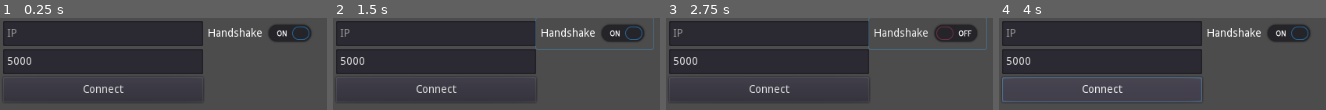
Above: before the commit, frames 1-4 (left to right).
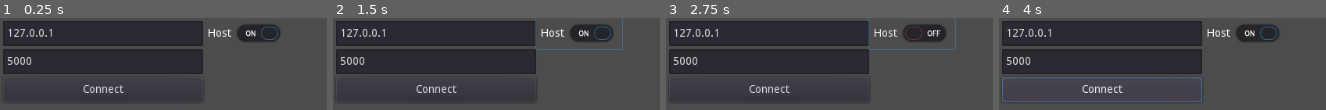
Above: after the commit, the same moments.

Repository: thimenesup/GodotNatTraversal
Game: Godot game, scene res://main.tscn
Same seed, same stepped clock (60 frames per second), same inputs: the game is played once before the commit and once after it.
Inputs (mouse positions are in pixels of both pictures, inside the frame that each line leads up to):
- Up to frame 1 (0.25 s): no input
- Up to frame 2 (1.5 s): click (594, 33) at 0.5 s, where only the run before the commit has a clickable "Handshake"; click (578, 33) at 1.25 s, where only the run after the commit has a clickable "Host"
- Up to frame 3 (2.75 s): click (927, 33) at 2 s, where only the run before the commit has a clickable "Handshake"
- Up to frame 4 (4 s): click (1260, 33) at 2.75 s, where only the run before the commit has a clickable "Handshake"; click "Connect" at 3.5 s

The runs differ from the first frame. In frame 1, 4.4% of the frame differs, in the area x 2-96%, y 7-27%; in frame 2, 4.7%, in the area x 2-99%, y 0-35%; in frame 3, 4.6%; in frame 4, 4.4%.
Error after the commit: Parse Error: Unknown class: "NAT_Traversal" (res://matchmaking_server.gd:1)

Commit message:
Reworked, now using raw UDP and TCP

Diff:
--- a/main.tscn
+++ b/main.tscn
@@ -8,112 +8,49 @@
 
 onready var status : RichTextLabel = $Status as RichTextLabel
 
-var enable_server : bool = false
-
-var udp_handshake : bool = true
-
-
-var server_connection : bool = true
+var server : MatchmakingServer = preload(\"res://matchmaking_server.gd\").new()
+
+var enable_server : bool = true
+
+var enable_udp : bool = true
+
+
+var enable_host : bool = true
 
 
 func _ready():
+	yield(get_tree(),\"idle_frame\")
+	server.name = \"MatchmakingServer\"
+	get_tree().root.add_child(server)
+
 	if enable_server:
-		var server_port = int($Port.text)
+		$Connect.disabled = true
+		var port = int($Port.text)
+		server.setup_server(port,enable_udp)
+
+
+func _on_Connect_pressed():
+	var ip = $IP.text
+	var port = int($Port.text)
+	server.connect_to_server(ip,port,enable_udp)
+
+	if enable_host:
+		print(\"Hosting\")
+		server.send_rpc(server.peers[0],\"create_match\",[get_ipv4_lan_ip()])
 		var net = NetworkedMultiplayerENet.new()
-		net.create_server(server_port,2048)
+		net.create_server(5050)
 		get_tree().network_peer = net
-
-		get_tree().connect(\"network_peer_connected\",self,\"_player_connected\")
-		get_tree().connect(\"network_peer_disconnected\",self,\"_player_disconnected\")
-		$Connect.disabled = true
-
-
-func _on_Handshake_toggled(button_pressed):
-	udp_handshake = button_pressed
-
-func _on_Connect_pressed():
-	var server_ip = $IP.text
-	var server_port = int($Port.text)
-	var net = NetworkedMultiplayerENet.new()
-	net.create_client(server_ip,server_port)
-	get_tree().network_peer = net
-
-	get_tree().connect(\"connected_to_server\",self,\"_connected_to_server\")
-	get_tree().connect(\"connection_failed\",self,\"_connection_failed\")
-
-
-#Server
-func _player_connected(id):
-	status.text += \"Client connected %s\\n\" % id
-
-func _player_disconnected(id):
-	status.text += \"Client disconnected %s\\n\" % id
-
-
-master func request_connection(lan_ip):
-	var ids = get_tree().get_network_connected_peers()
-	if ids.size() > 1:
-		var ip1 = get_tree().network_peer.get_peer_address(ids[0])
-		var port1 = get_tree().network_peer.get_peer_port(ids[0])
-		var ip2 = get_tree().network_peer.get_peer_address(ids[1])
-		var port2 = get_tree().network_peer.get_peer_port(ids[1])
-
-		rpc_id(ids[0],\"connect_to\",ip2,port2,port1,true)
-		if ip1 == ip2 and not ip1.begins_with(\"127\"): #Same IP address, connect peers by LAN #Ignore if its localhost
-			rpc_id(ids[1],\"lan_connect\",lan_ip,port1,port2)
-		else:
-			rpc_id(ids[1],\"connect_to\",ip1,port1,port2,false)
-
-
-#Host
-func _client_connected_to_host(id):
-	status.text += \"Client connected %s\\n\" % id
-
-
-#Client
-func _connected_to_server():
-	if server_connection:
-		status.text += \"Connected to server\\n\"
-		var lan_ip = get_ipv4_lan_ip()
-		rpc_id(1,\"request_connection\",lan_ip)
 	else:
-		status.text += \"Connected to host\\n\"
-
-func _connection_failed():
-	status.text += \"Connection failed\\n\"
-
-
-slave func connect_to(ip,port,my_port,is_host):
-	server_connection = false
-
-	status.text += \"Connecting to %s : %s listening on port %s Is host: %s\\n\" % [ip,port,my_port,is_host]
-
-	#get_tree().network_peer.close_connection() #Disconnect from matchmaking server #Apparently redundant?
-
-	#Send some packets to whitelist the incomming connection
-	if udp_handshake:
-		var udp = PacketPeerUDP.new()
-		udp.listen(my_port)
-		udp.set_dest_address(ip,port)
-		udp.put_packet(var2bytes(\"PAYLOAD\"))
-		udp.close()
-
-	var net = NetworkedMultiplayerENet.new()
-	if is_host:
-		get_tree().connect(\"network_peer_connected\",self,\"_client_connected_to_host\")
-		net.create_server(my_port)
-	else:
-		net.create_client(ip,port,0,0,my_port)
-	get_tree().network_peer = net
-
-
-slave func lan_connect(lan_ip,port,my_port):
-	server_connection = false
-
-	var net = NetworkedMultiplayerENet.new()
-	net.create_client(lan_ip,port,0,0,my_port)
-	get_tree().network_peer = net
-
+		print(\"Clienting\")
+		server.send_rpc(server.peers[0],\"request_join\",[get_ipv4_lan_ip()])
+	get_tree().connect(\"network_peer_connected\",self,\"_network_peer_connected\")
+
+
+func _on_UDP_toggled(button_pressed):
+	enable_udp = button_pressed
+
+func _on_Host_toggled(button_pressed):
+	enable_host = button_pressed
 
 
 func get_ipv4_lan_ip() -> String:
@@ -122,6 +59,11 @@
 		if ip.begins_with(\"192\"):
 			return ip
 	return \"\"
+
+
+
+func _network_peer_connected(id):
+	print(\"Peer connected %s\" % id)
 "
 _sections_unfolded = [ "Resource" ]
 
@@ -155,6 +97,7 @@
 mouse_default_cursor_shape = 1
 size_flags_horizontal = 1
 size_flags_vertical = 1
+text = "127.0.0.1"
 secret_character = "*"
 focus_mode = 2
 context_menu_enabled = true
@@ -166,13 +109,13 @@
 caret_position = 0
 _sections_unfolded = [ "Placeholder", "Rect" ]
 
-[node name="Handshake" type="CheckButton" parent="."]
+[node name="Host" type="CheckButton" parent="."]
 anchor_left = 0.0
 anchor_top = 0.0
 anchor_right = 0.0
 anchor_bottom = 0.0
 margin_left = 260.0
-margin_right = 410.0
+margin_right = 368.0
 margin_bottom = 40.0
 rect_min_size = Vector2( 0, 32 )
 rect_pivot_offset = Vector2( 0, 0 )
@@ -187,7 +130,7 @@
 enabled_focus_mode = 2
 shortcut = null
 group = null
-text = "Handshake"
+text = "Host"
 flat = false
 align = 0
 _sections_unfolded = [ "Rect" ]
@@ -275,5 +218,5 @@
 override_selected_font_color = false
 _sections_unfolded = [ "BBCode", "Rect", "custom_styles/normal" ]
 
-[connection signal="toggled" from="Handshake" to="." method="_on_Handshake_toggled"]
+[connection signal="toggled" from="Host" to="." method="_on_Host_toggled"]
 [connection signal="pressed" from="Connect" to="." method="_on_Connect_pressed"]
--- /dev/null
+++ b/matchmaking_match.gd
@@ -0,0 +1,14 @@
+extends Reference
+
+class_name MatchmakingMatch
+
+var peer : PacketPeer = null #Mostly usefull for TCP Peers
+
+var host_ip : String = "127.0.0.1"
+var host_lan_ip : String = "192.168.1.1"
+var host_port : int = 1337
+
+var max_players : int = 6
+var players : int = 1
+
+var password : String = ""
--- /dev/null
+++ b/matchmaking_server.gd
@@ -0,0 +1,48 @@
+extends NAT_Traversal
+
+class_name MatchmakingServer
+
+
+var matches = [] #Array of MatchmakingMatch
+
+
+func __create_match(lan_ip = "192.168.1.1"): #Called by clients, Executed on server
+	print("Creating match")
+	var mmatch : MatchmakingMatch = MatchmakingMatch.new()
+	mmatch.peer = last_peer
+	mmatch.host_lan_ip = lan_ip
+
+	mmatch.host_ip = get_peer_ip(last_peer)
+	mmatch.host_port = get_peer_port(last_peer)
+
+	matches.append(mmatch)
+
+func __request_join(lan_ip = "192.168.1.1"): #Called by clients, Executed on server
+	print("Join request")
+	if matches.size() > 0:
+		var mmatch = matches[0]
+
+		if lan_ip == mmatch.host_lan_ip:
+			send_rpc(last_peer,"join_to",[mmatch.host_lan_ip,mmatch.host_port])
+		else:
+			send_rpc(last_peer,"join_to",[mmatch.host_ip,mmatch.host_port])
+
+		var client_ip = get_peer_ip(last_peer)
+		var client_port = get_peer_port(last_peer)
+
+		if last_peer is PacketPeerUDP: #Handshake only makes sense for UDP
+			last_peer.set_dest_address(mmatch.host_ip,mmatch.host_port)
+			send_rpc(last_peer,"handshake",[client_ip,client_port])
+
+
+func __handshake(ip,port): #Called by server, Executed on clients
+	last_peer.set_dest_address(ip,port)
+	for i in range(3):
+		send_rpc(last_peer,"msg",["HANDSHAKE"])
+
+
+func __join_to(ip,port): #Called by server, Executed on clients
+	print("Joining %s:%s" % [ip,port])
+	var net = NetworkedMultiplayerENet.new()
+	net.create_client(ip,5050) #Ignore port for now, we always use 5050 for hosting
+	get_tree().network_peer = net
--- /dev/null
+++ b/nat_traversal.gd
@@ -0,0 +1,80 @@
+extends Node
+
+class_name NAT_Traversal
+
+
+var peers = []
+
+var last_peer : PacketPeer = null
+
+var tcp_server : TCP_Server = null
+
+
+func setup_server(port : int,udp : bool):
+	if udp:
+		var peer = PacketPeerUDP.new()
+		peer.listen(port)
+		peers.append(peer)
+	else: #TCP
+		tcp_server = TCP_Server.new()
+		tcp_server.listen(port)
+
+
+func connect_to_server(ip : String,port : int,udp : bool):
+	var peer = null
+	if udp:
+		peer = PacketPeerUDP.new()
+		peer.set_dest_address(ip,port)
+		peers.append(peer)
+	else: #TCP
+		peer = PacketPeerStream.new()
+		var stream_peer = StreamPeerTCP.new()
+		stream_peer.connect_to_host(ip,port)
+		peer.stream_peer = stream_peer
+		peers.append(peer)
+	send_rpc(peer,"msg",["CONNECTION"])
+
+
+func _process(delta):
+	if tcp_server:
+		for peer in peers:
+			if not peer.stream_peer.is_connected_to_host():
+				print("TCP Peer disconnected")
+				peers.erase(peer)
+		if tcp_server.is_connection_available():
+			print("TCP Peer connected")
+			var peer = PacketPeerStream.new()
+			peer.stream_peer = tcp_server.take_connection()
+			peers.append(peer)
+
+	for peer in peers:
+		while peer.get_available_packet_count() > 0:
+			var packet = peer.get_var()
+			if peer is PacketPeerUDP:
+				peer.set_dest_address(peer.get_packet_ip(),peer.get_packet_port())
+			last_peer = peer
+
+			#Execute RPC
+			callv("__" + packet[0],packet[1]) #Only call methods that start with __ for security
+
+
+func send_rpc(peer : PacketPeer,method : String,args = []):
+	var rpc = [method,args]
+	peer.put_var(rpc)
+
+
+func get_peer_ip(peer : PacketPeer) -> String:
+	if peer is PacketPeerUDP:
+		return peer.get_packet_ip()
+	else:
+		return peer.stream_peer.get_connected_host()
+
+func get_peer_port(peer : PacketPeer) -> int:
+	if peer is PacketPeerUDP:
+		return peer.get_packet_port()
+	else:
+		return peer.stream_peer.get_connected_port()
+
+
+func __msg(what):
+	print(what)
